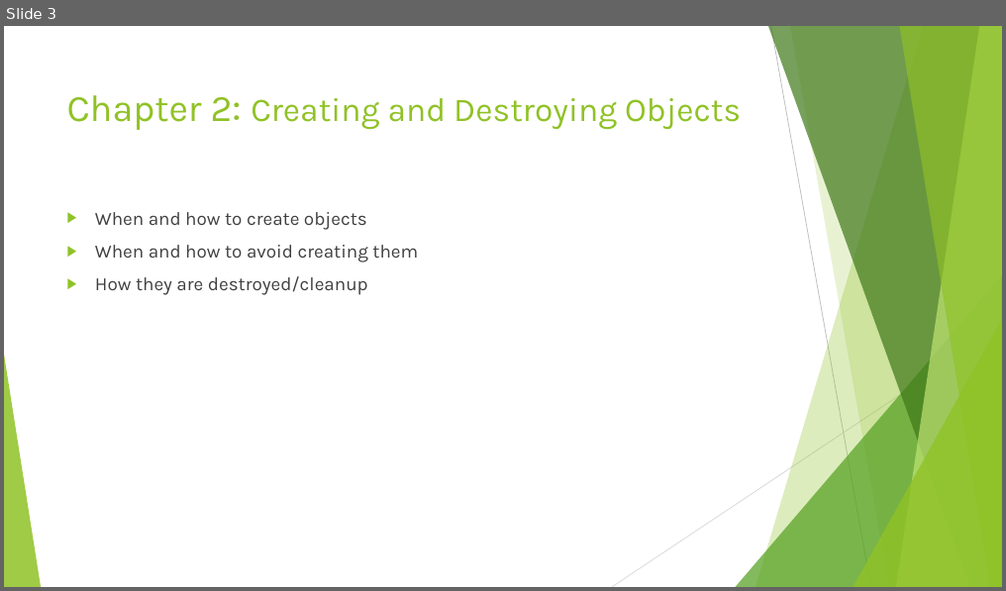
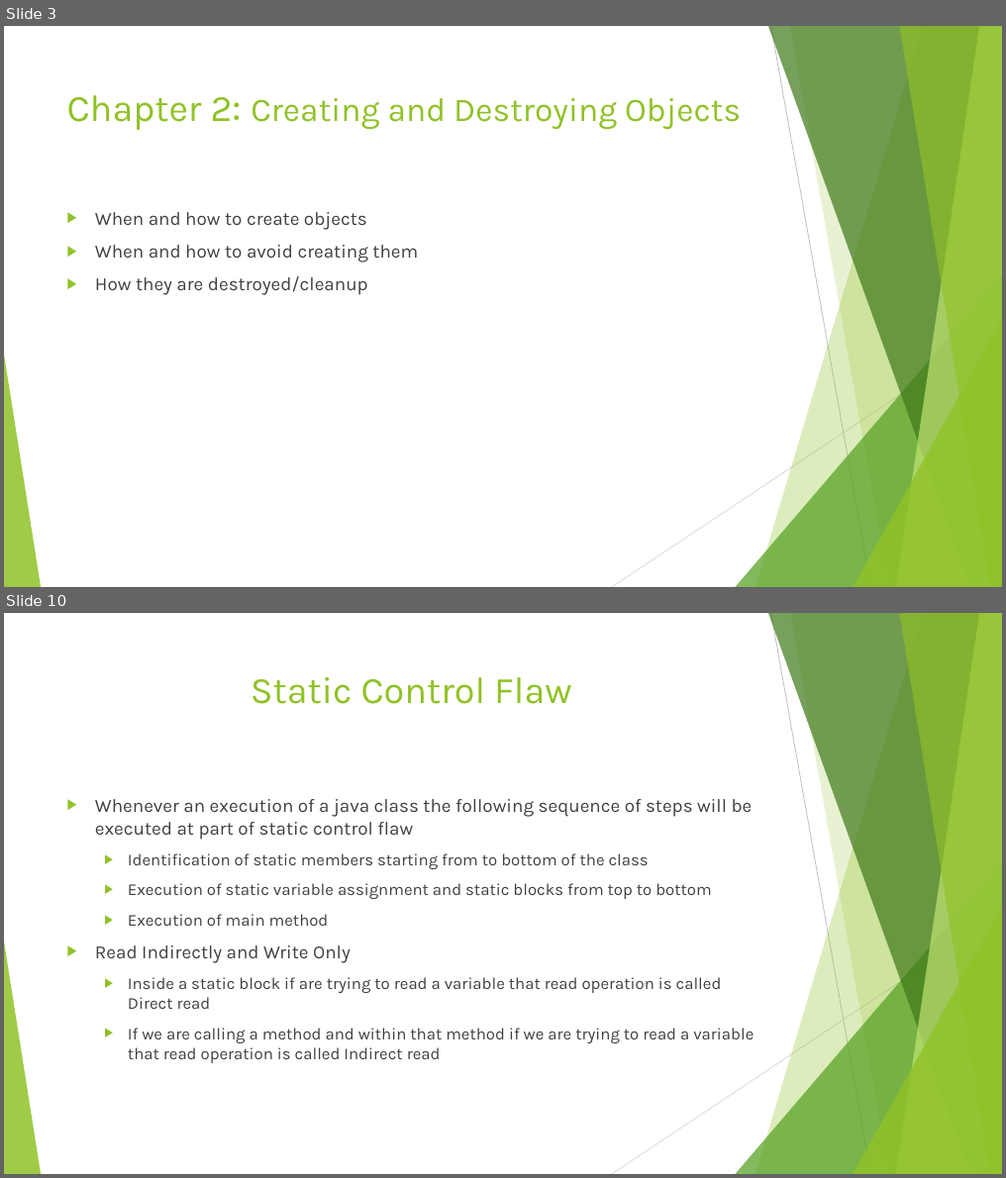
Before and after one commit to chinthanabt/EffectiveJava, a slide deck: EffectiveJava.pptx. Shown one above the other, each under a label of ours: slide 3 before the commit, slides 3 and 10 after it; the slides between them are not shown. The pictures are 1006x591 and 1006x1178 pixels, drawn with LibreOffice and Linux fonts; fonts in the diff are those of the drawing. Boxes give left, top, right and bottom in pixels: in the first picture for what was removed or moved away, otherwise in the second. Text is boxed around its words. In the diff, an @@ line names an element or a change of style, - is before the commit and + after.

```diff
--- a/EffectiveJava.pptx
+++ b/EffectiveJava.pptx
@@ slide 10 added at [4,613,1002,1174], background #FFFFFF; not listed: 10 template elements that a slide beside it also shows @@
@@ title added at [251,677,572,704], 36 pt, text #90C226 @@
+Static Control Flaw
@@ text added at [95,799,753,1063], 16 pt, text #404040 @@
+▶ Whenever an execution of a java class the following sequence of steps will be executed at part of static control flaw
+  ▶ Identification of static members starting from to bottom of the class
+  ▶ Execution of static variable assignment and static blocks from top to bottom
+  ▶ Execution of main method
+▶ Read Indirectly and Write Only
+  ▶ Inside a static block if are trying to read a variable that read operation is called Direct read
+  ▶ If we are calling a method and within that method if we are trying to read a variable that read operation is called Indirect read
```
Also in this commit, not shown: 5 slides changed, 2 other slides added, 12 other files.
